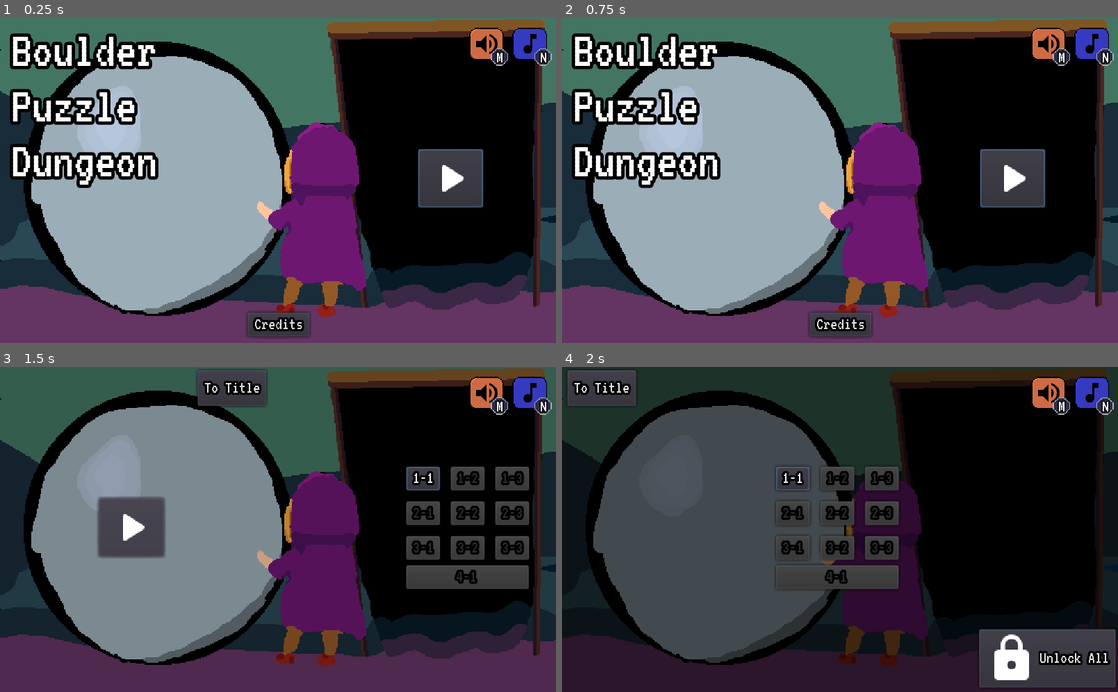
Above: before the commit, frames 1-4 (two rows, left to right).
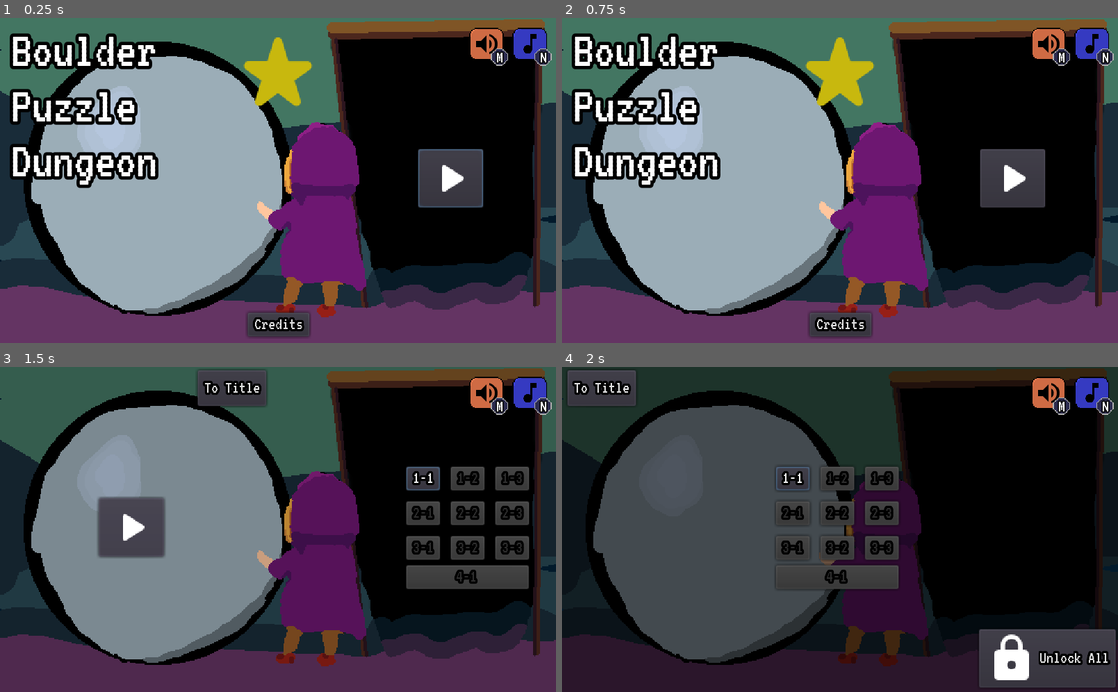
Above: after the commit, the same moments.

Repository: bc5g15/rock-push
Game: Godot game, scene res://MenuShift.tscn
The game is run twice, just before and just after one commit, with the same random seed, the same clock (stepped at 60 frames per second) and the same inputs.
Inputs (mouse positions are in pixels of both pictures, inside the frame that each line leads up to):
- Up to frame 1 (0.25 s): no input
- Up to frame 2 (0.75 s): click (840, 70) at 0.52 s
- Up to frame 3 (1.5 s): click (450, 526) at 1.25 s
- Up to frame 4 (2 s): no input

The runs differ from the first frame. In frame 1, 1.3% of the frame differs, in the area x 43-57%, y 5-28%; in frame 2, 1.4%, in the area x 43-87%, y 5-59%; in frame 3, nothing differs; in frame 4, nothing differs.

Commit message:
Make star a nav button for victory screen

Diff:
--- a/MenuShift.tscn
+++ b/MenuShift.tscn
@@ -239,14 +239,14 @@
 "_edit_use_anchors_": false
 }
 
-[node name="CompleteStar" type="TextureRect" parent="TitleScreen"]
+[node name="CompleteStar" type="TextureButton" parent="TitleScreen"]
 self_modulate = Color( 0.784314, 0.721569, 0.054902, 1 )
 anchor_left = 0.5
 anchor_right = 0.5
 margin_left = -48.0
 margin_right = 48.0
 margin_bottom = 96.0
-texture = ExtResource( 9 )
+texture_normal = ExtResource( 9 )
 script = ExtResource( 10 )
 __meta__ = {
 "_edit_use_anchors_": false
